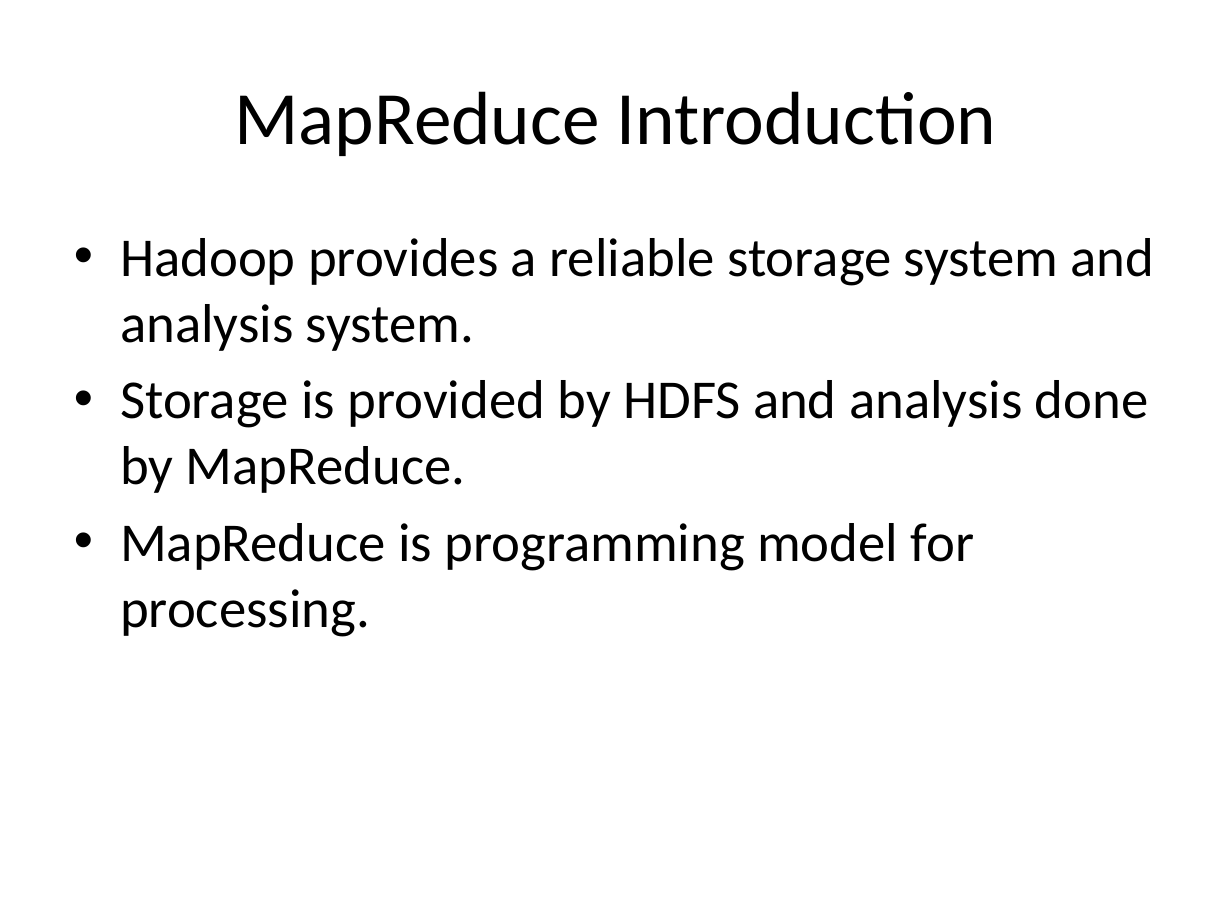
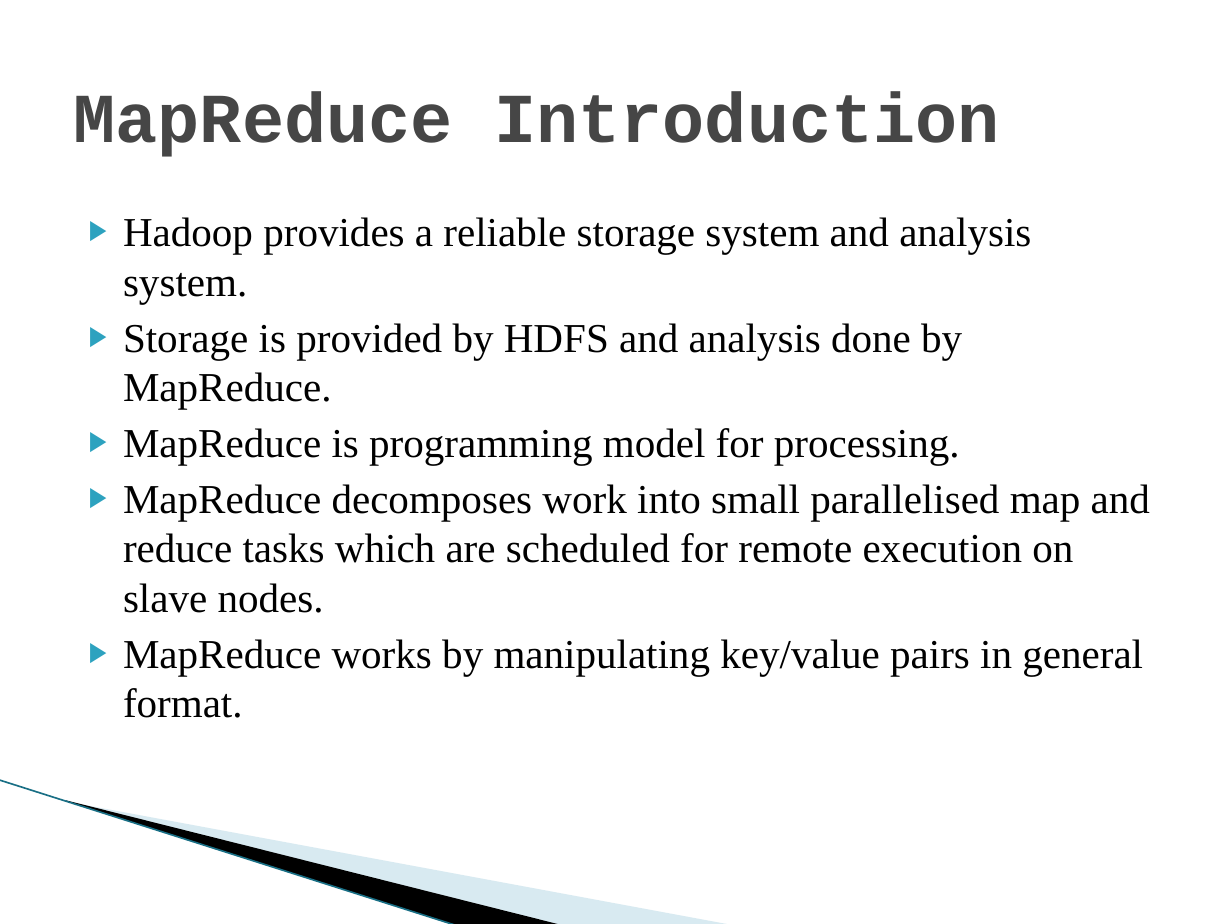
Before and after one commit to meenansha/UrbanPro, a slide deck: slide 3 of Big_Data_Training/Big_Data_Lecture_4.pptx (slide 2 before the commit). Drawn at 1232x924 pixels with LibreOffice and Linux fonts; fonts in the diff are those of the drawing; background and template pictures are left out. Boxes give left, top, right and bottom in pixels: in the first picture for what was removed or moved away, otherwise in the second. Text is boxed around its words. In the diff, an @@ line names an element or a change of style, - is before the commit and + after.

```diff
--- a/Big_Data_Training/Big_Data_Lecture_4.pptx
+++ b/Big_Data_Training/Big_Data_Lecture_4.pptx
@@ title "MapReduce Introduction" at box(74, 91, 1000, 157): size 44 to 41 pt, font Calibri to Courier New, text colour #000000 to #464646, bold on; alignment centre to left @@
@@ text "Hadoop provides a reliable storage ...": place and size @@
-text "Hadoop provides a reliable storage ..." at box(120, 238, 1155, 637)
+text "Hadoop provides a reliable storage ..." at box(123, 217, 1150, 718)
@@ text at box(123, 217, 1031, 465): size 32 to 24 pt, font Calibri to Times New Roman in "Hadoop provides a reliable storage system and ...", "Storage is provided by HDFS and analysis ...", "MapReduce is programming model for processing."; bullet • to ▶; less space between paragraphs @@
@@ text at box(123, 484, 1150, 718): paragraphs added @@
+▶ MapReduce decomposes work into small parallelised map and reduce tasks which are scheduled for remote execution on slave nodes.
+▶ MapReduce works by manipulating key/value pairs in general format.
@@ line added from (0, 780) to (457, 924), #97C5D8 0.95 pt @@
@@ freeform shape added at box(65, 800, 563, 924), fill #000000 @@
@@ freeform shape added at box(68, 801, 733, 924), fill #A0CBDC at 40% opacity @@
```
Also in this commit, not shown: 3 other slides changed, 22 slides added, 3 slides removed, 8 other files.
